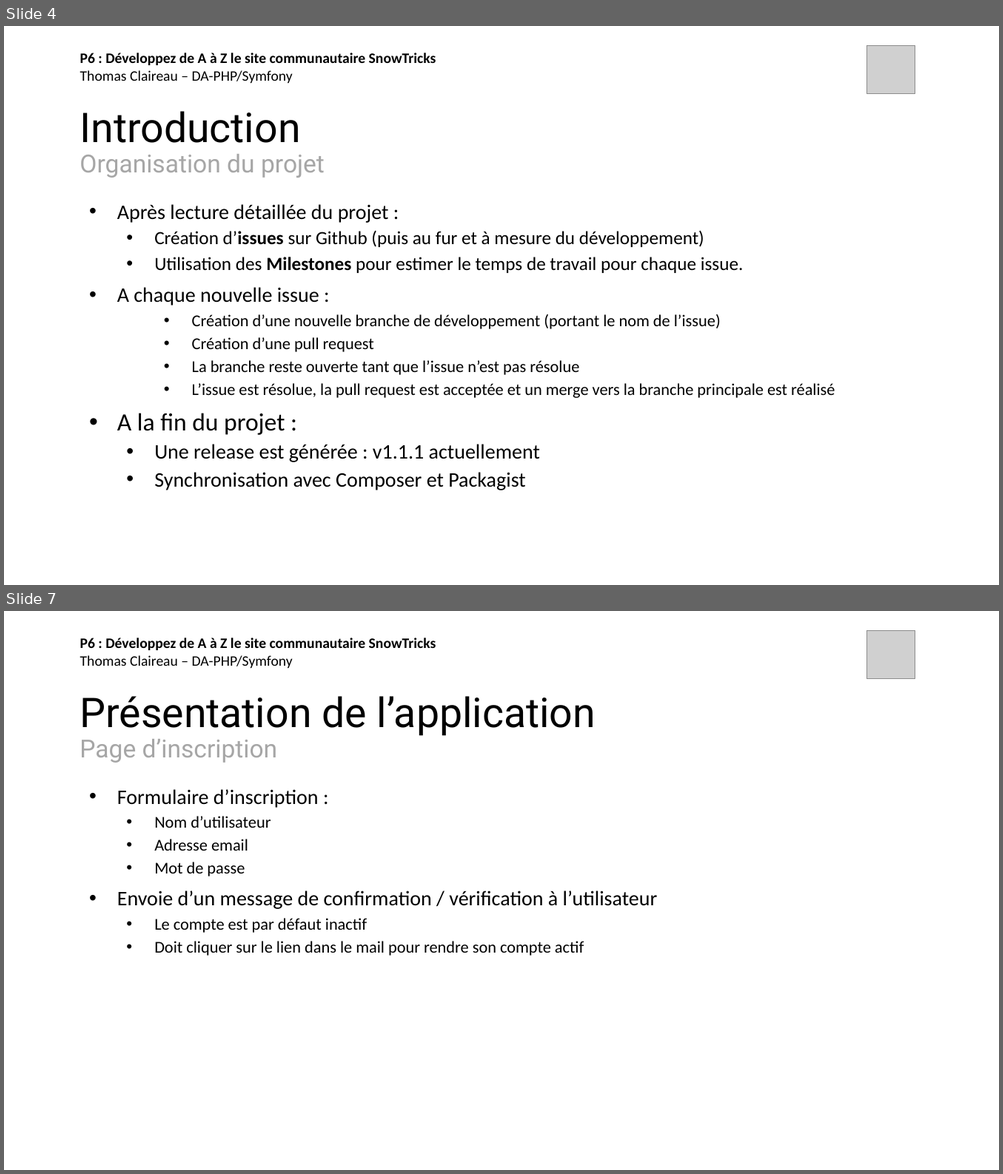
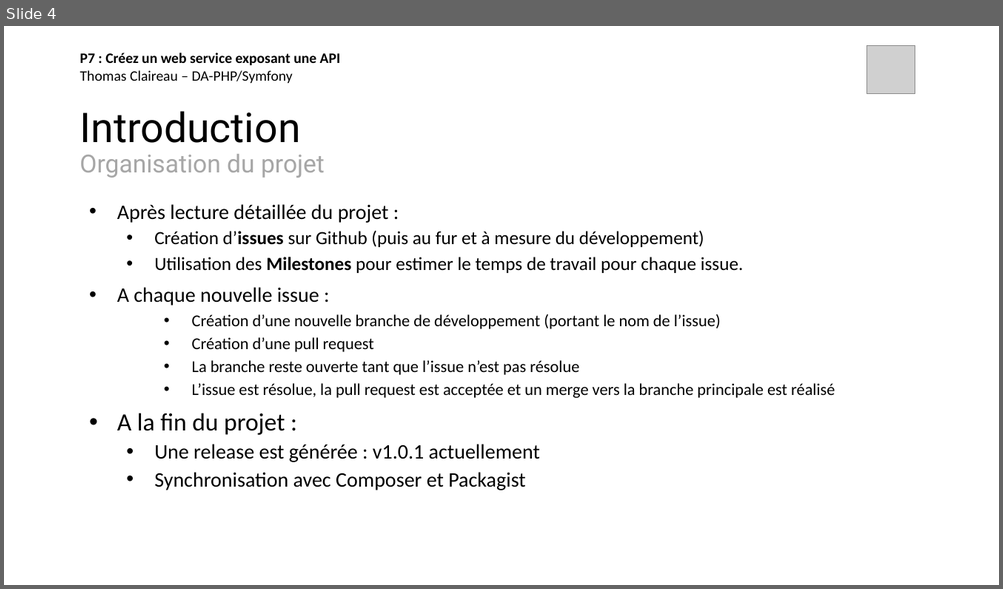
Before and after one commit to thomas-claireau/PHP-P7-Openclassrooms, a slide deck: P7_claireau_thomas/présentation-p7-php-openclassrooms.pptx. Shown one above the other, each under a label of ours: slides 4 and 7 before the commit, slide 4 after it; the slides between them are not shown. The pictures are 1003x1174 and 1003x589 pixels, drawn with LibreOffice and Linux fonts; fonts in the diff are those of the drawing; grey boxes stand for pictures. Boxes give left, top, right and bottom in pixels: in the first picture for what was removed or moved away, otherwise in the second. Text is boxed around its words. In the diff, an @@ line names an element or a change of style, - is before the commit and + after.

```diff
--- a/P7_claireau_thomas/présentation-p7-php-openclassrooms.pptx
+++ b/P7_claireau_thomas/présentation-p7-php-openclassrooms.pptx
@@ slide 7 removed at <box>4,611,999,1170</box>, background #FFFFFF @@
@@ picture removed at <box>868,630,916,679</box> @@
@@ text removed at <box>80,638,436,668</box> @@
-P6 : Développez de A à Z le site communautaire SnowTricks
-Thomas Claireau – DA-PHP/Symfony
@@ title removed at <box>79,696,595,763</box> @@
-Présentation de l’application
-Page d’inscription
@@ text removed at <box>117,789,657,956</box> @@
-• Formulaire d’inscription :
-  • Nom d’utilisateur
-  • Adresse email
-  • Mot de passe
-• Envoie d’un message de confirmation / vérification à l’utilisateur
-  • Le compte est par défaut inactif
-  • Doit cliquer sur le lien dans le mail pour rendre son compte actif
@@ slide 4 changed as well @@
@@ text at <box>80,53,341,83</box>: text changed @@
-P6 : Développez de A à Z le site communautaire SnowTricks
-Thomas Claireau – DA-PHP/Symfony
+P7 : Créez un web service exposant une API
+Thomas Claireau – DA-PHP/Symfony
@@ text at <box>154,444,540,463</box>: text changed @@
-  • Une release est générée : v1.1.1 actuellement
+  • Une release est générée : v1.0.1 actuellement
```
Also in this commit, not shown: 9 other slides changed, 3 other slides removed.
